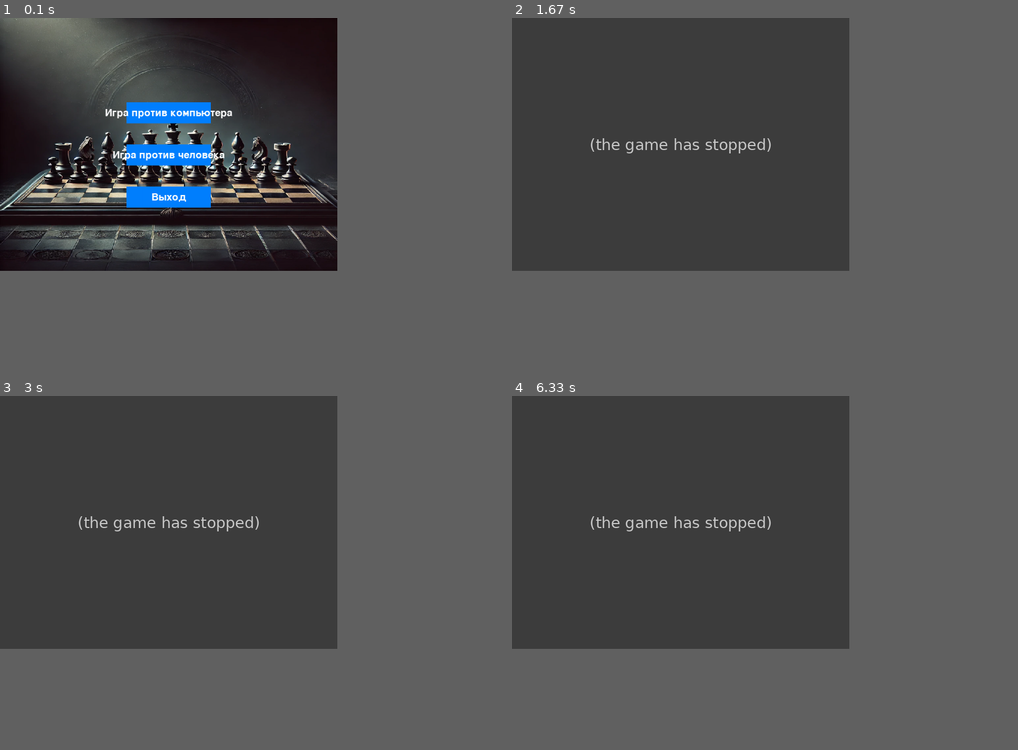
Above: before the commit, frames 1-4 (two rows, left to right).
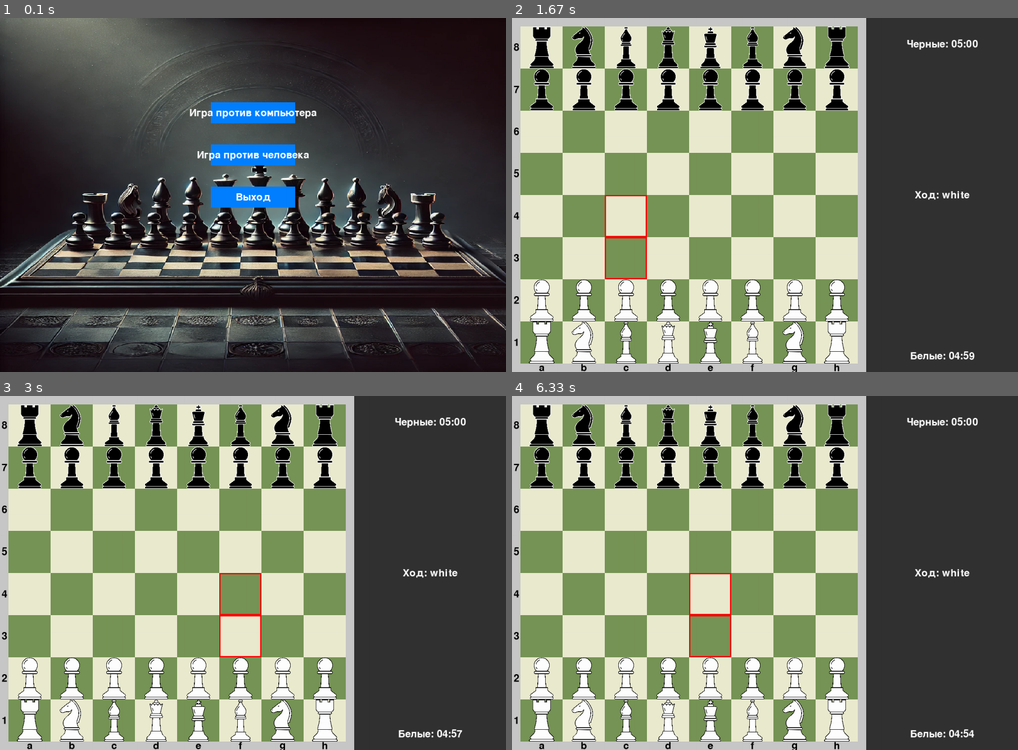
Above: after the commit, the same moments.

Repository: DecidedViewerDumb/ChessPyGame
Game: pygame game, started from main.py
The game is run twice, just before and just after one commit, with the same random seed, the same clock (stepped at 60 frames per second) and the same inputs.
Inputs (mouse positions are in pixels of both pictures, inside the frame that each line leads up to):
- Up to frame 1 (0.1 s): no input
- Up to frame 2 (1.67 s): click "Игра против компьютера" at 0.38 s; click "5 минут" at 0.72 s; click (608, 276) at 1.05 s
- Up to frame 3 (3 s): click (227, 665) at 1.88 s
- Up to frame 4 (6.33 s): click (689, 675) at 6.05 s
In our replay, the window is 600x450 before the commit and 900x630 after it. These sizes can differ from the game's own. Grey fills any space a smaller window leaves; there, only what the larger window draws over its background counts as a difference.

The runs differ from the first frame. In frame 1, 47% of the frame differs, in the area x 0-100%, y 0-100%; in frame 2, 70%, in the area x 0-93%, y 0-100%; in frame 3, 70%; in frame 4, 70%.
Error before the commit: IndexError: list index out of range (move_handler.py line 63); the game stopped at 1.05 s (later frames are placeholders)

Commit message:
Изменил размер экрана и добавил края доски

Diff:
--- a/classes/board.py
+++ b/classes/board.py
@@ -20,7 +20,22 @@
         """
         self.screen_width = screen_width
         self.screen_height = screen_height
-        self.cell_size = min(screen_width, screen_height) // 8
+
+        # Размеры областей
+        self.board_width = int(screen_width * 0.7)  # 70% под доску
+        self.info_panel_width = screen_width - self.board_width
+
+        # Расчет параметров доски
+        self.border_size = 20
+        self.cell_size = (self.board_width - 2 * self.border_size) // 8
+
+        # Позиция доски
+        self.board_start_x = self.border_size
+        self.board_start_y = (screen_height - (self.cell_size * 8)) // 2
+
+        # Позиция информационной панели
+        self.info_panel_x = self.board_width
+        self.info_panel_y = 50
 
         self.grid = [[None for _ in range(8)] for _ in range(8)]
         self.add_pieces()
@@ -30,7 +45,13 @@
         self.current_player = "white"
 
         self.state_checker = GameStateChecker(self)
-        self.renderer = BoardRenderer(self, screen_width, screen_height)
+        self.renderer = BoardRenderer(
+            self,
+            self.board_start_x,
+            self.board_start_y,
+            self.cell_size,
+            self.border_size
+        )
         self.move_handler = MoveHandler(self)
 
         self.mode = mode  # Режим игры
@@ -75,14 +96,27 @@
         :param screen: Экран, на котором отрисовываются таймеры.
         """
         font = pygame.font.Font(None, 36)
+
+        pygame.draw.rect(screen, (50, 50, 50), (self.info_panel_x, 0, self.info_panel_width, self.screen_height))
+
+        # Позиционирование в правой панели
+        panel_center_x = self.info_panel_x + self.info_panel_width//2
+
+        # Текущий игрок
+        text = font.render(f"Ход: {self.current_player}", True, (255, 255, 255))
+        text_rect = text.get_rect(center=(panel_center_x, self.screen_height // 2))
+        screen.blit(text, text_rect)
+
+        # Таймеры
         white_time_str = f"Белые: {int(self.white_time // 60):02}:{int(self.white_time % 60):02}"
         black_time_str = f"Черные: {int(self.black_time // 60):02}:{int(self.black_time % 60):02}"
 
         white_text = font.render(white_time_str, True, (255, 255, 255))
         black_text = font.render(black_time_str, True, (255, 255, 255))
 
-        screen.blit(white_text, (self.screen_width - 185, self.screen_height - 80))
-        screen.blit(black_text, (self.screen_width - 185, 40))
+        # Расположение таймеров
+        screen.blit(white_text, (panel_center_x - white_text.get_width() // 2, self.screen_height - 50))
+        screen.blit(black_text, (panel_center_x - black_text.get_width() // 2, self.info_panel_y))
 
     def add_pieces(self):
         """
@@ -90,47 +124,47 @@
         """
         # Добавляем черные пешки
         for col in range(8):
-            self.grid[1][col] = Pawn("black", (1, col), self.cell_size)
+            self.grid[1][col] = Pawn("black", (1, col), self.cell_size, self.board_start_x, self.board_start_y)
 
         # Добавляем белые пешки
         for col in range(8):
-            self.grid[6][col] = Pawn("white", (6, col), self.cell_size)
+            self.grid[6][col] = Pawn("white", (6, col), self.cell_size, self.board_start_x, self.board_start_y)
 
         # Добавляем черные ладьи
-        self.grid[0][0] = Rook("black", (0, 0), self.cell_size)
-        self.grid[0][7] = Rook("black", (0, 7), self.cell_size)
+        self.grid[0][0] = Rook("black", (0, 0), self.cell_size, self.board_start_x, self.board_start_y)
+        self.grid[0][7] = Rook("black", (0, 7), self.cell_size, self.board_start_x, self.board_start_y)
 
         # Добавляем белые ладьи
-        self.grid[7][0] = Rook("white", (7, 0), self.cell_size)
-        self.grid[7][7] = Rook("white", (7, 7), self.cell_size)
+        self.grid[7][0] = Rook("white", (7, 0), self.cell_size, self.board_start_x, self.board_start_y)
+        self.grid[7][7] = Rook("white", (7, 7), self.cell_size, self.board_start_x, self.board_start_y)
 
         # Добавляем черных коней
-        self.grid[0][1] = Knight("black", (0, 1), self.cell_size)
-        self.grid[0][6] = Knight("black", (0, 6), self.cell_size)
+        self.grid[0][1] = Knight("black", (0, 1), self.cell_size, self.board_start_x, self.board_start_y)
+        self.grid[0][6] = Knight("black", (0, 6), self.cell_size, self.board_start_x, self.board_start_y)
 
         # Добавляем белых коней
-        self.grid[7][1] = Knight("white", (7, 1), self.cell_size)
-        self.grid[7][6] = Knight("white", (7, 6), self.cell_size)
+        self.grid[7][1] = Knight("white", (7, 1), self.cell_size, self.board_start_x, self.board_start_y)
+        self.grid[7][6] = Knight("white", (7, 6), self.cell_size, self.board_start_x, self.board_start_y)
 
         # Добавляем черных слонов
-        self.grid[0][2] = Bishop("black", (0, 2), self.cell_size)
-        self.grid[0][5] = Bishop("black", (0, 5), self.cell_size)
+        self.grid[0][2] = Bishop("black", (0, 2), self.cell_size, self.board_start_x, self.board_start_y)
+        self.grid[0][5] = Bishop("black", (0, 5), self.cell_size, self.board_start_x, self.board_start_y)
 
         # Добавляем белых слонов
-        self.grid[7][2] = Bishop("white", (7, 2), self.cell_size)
-        self.grid[7][5] = Bishop("white", (7, 5), self.cell_size)
+        self.grid[7][2] = Bishop("white", (7, 2), self.cell_size, self.board_start_x, self.board_start_y)
+        self.grid[7][5] = Bishop("white", (7, 5), self.cell_size, self.board_start_x, self.board_start_y)
 
         # Добавляем черную королеву
-        self.grid[0][3] = Queen("black", (0, 3), self.cell_size)
+        self.grid[0][3] = Queen("black", (0, 3), self.cell_size, self.board_start_x, self.board_start_y)
 
         # Добавляем белую королеву
-        self.grid[7][3] = Queen("white", (7, 3), self.cell_size)
+        self.grid[7][3] = Queen("white", (7, 3), self.cell_size, self.board_start_x, self.board_start_y)
 
         # Добавляем черного короля
-        self.grid[0][4] = King("black", (0, 4), self.cell_size)
+        self.grid[0][4] = King("black", (0, 4), self.cell_size, self.board_start_x, self.board_start_y)
 
         # Добавляем белого короля
-        self.grid[7][4] = King("white", (7, 4), self.cell_size)
+        self.grid[7][4] = King("white", (7, 4), self.cell_size, self.board_start_x, self.board_start_y)
 
     def find_king_position(self, color):
         """
@@ -174,12 +208,12 @@
             screen.fill((0, 0, 0))
             self.draw(screen)
 
+            # Отрисовываем таймеры
+            self.draw_timers(screen)
+
             # Обновляем таймеры
             if self.update_timers(screen):
                 game_over = True  # Время одного из игроков истекло
-
-            # Отрисовываем таймеры
-            self.draw_timers(screen)
 
             if not game_over:
                 if self.is_checkmate("white"):
--- a/classes/board_renderer.py
+++ b/classes/board_renderer.py
@@ -2,11 +2,12 @@
 
 
 class BoardRenderer:
-    def __init__(self, board, screen_width, screen_height):
+    def __init__(self, board, start_x, start_y, cell_size, border_size):
         self.board = board
-        self.screen_width = screen_width
-        self.screen_height = screen_height
-        self.cell_size = min(screen_width, screen_height) // 8
+        self.start_x = start_x
+        self.start_y = start_y
+        self.cell_size = cell_size
+        self.border_size = border_size
         self.font = pygame.font.Font(None, 36)
 
     def draw(self, screen):
@@ -14,33 +15,57 @@
         Отрисовка доски и фигур.
         :param screen: Экран, на котором отрисовывается доска.
         """
-        colors = [(235, 235, 208), (119, 149, 86)]  # Цвета клеток (белый и зеленый)
+        pygame.draw.rect(
+            screen,
+            (200, 200, 200),  # Цвет рамки
+            (
+                self.start_x - self.border_size,
+                self.start_y - self.border_size,
+                self.cell_size * 8 + 2 * self.border_size,
+                self.cell_size * 8 + 2 * self.border_size
+            )
+        )
 
+        # Отрисовка клеток
+        colors = [(235, 235, 208), (119, 149, 86)]
         for row in range(8):
             for col in range(8):
+                x = self.start_x + col * self.cell_size
+                y = self.start_y + row * self.cell_size
                 color = colors[(row + col) % 2]
-                x = col * self.cell_size
-                y = row * self.cell_size
                 pygame.draw.rect(screen, color, (x, y, self.cell_size, self.cell_size))
 
+                # Подсветка допустимых ходов
                 if (row, col) in self.board.valid_moves:
                     pygame.draw.rect(screen, (255, 0, 0), (x, y, self.cell_size, self.cell_size), 3)
 
-                if self.board.grid[row][col] is not None:
-                    self.board.grid[row][col].draw(screen)
+        # Подписи столбцов (a-h)
+        for col in range(8):
+            letter = chr(ord('a') + col)
+            text = self.font.render(letter, True, (0, 0, 0))
+            text_rect = text.get_rect(
+                center=(
+                    self.start_x + col * self.cell_size + self.cell_size//2,
+                    self.start_y + 8 * self.cell_size + self.border_size//2
+                )
+            )
+            screen.blit(text, text_rect)
 
-        text = self.font.render(f"Ход: {self.board.current_player}", True, (255, 255, 255))
-        screen.blit(text, (self.screen_width - 150, 275))
+        # Подписи строк (1-8)
+        for row in range(8):
+            number = str(8 - row)
+            text = self.font.render(number, True, (0, 0, 0))
+            text_rect = text.get_rect(
+                center=(
+                    self.start_x - self.border_size//2,
+                    self.start_y + row * self.cell_size + self.cell_size//2
+                )
+            )
+            screen.blit(text, text_rect)
 
-        if self.board.is_king_in_check("white"):
-            king_pos = self.board.find_king_position("white")
-            if king_pos:
-                x = king_pos[1] * self.cell_size
-                y = king_pos[0] * self.cell_size
-                pygame.draw.rect(screen, (255, 0, 0), (x, y, self.cell_size, self.cell_size), 5)
-        if self.board.is_king_in_check("black"):
-            king_pos = self.board.find_king_position("black")
-            if king_pos:
-                x = king_pos[1] * self.cell_size
-                y = king_pos[0] * self.cell_size
-                pygame.draw.rect(screen, (255, 0, 0), (x, y, self.cell_size, self.cell_size), 5)
+        # Отрисовка фигур
+        for row in range(8):
+            for col in range(8):
+                piece = self.board.grid[row][col]
+                if piece:
+                    piece.draw(screen)
--- a/classes/pieces/bishop.py
+++ b/classes/pieces/bishop.py
@@ -2,15 +2,17 @@
 
 
 class Bishop(Piece):
-    def __init__(self, color, position, cell_size):
+    def __init__(self, color, position, cell_size, start_x, start_y):
         """
         Инициализация слона.
         :param color: Цвет слона ("black" или "white").
         :param position: Позиция слона на доске в виде кортежа (row, col).
         :param cell_size: Размер клетки доски.
+        :param start_x: Начальные координаты по X.
+        :param start_y: Начальные координаты по Y.
         """
         image_name = "bB.png" if color == "black" else "wB.png"
-        super().__init__(color, position, cell_size, image_name)
+        super().__init__(color, position, cell_size, image_name, start_x, start_y)
 
     def get_valid_moves(self, board):
         """
--- a/classes/pieces/king.py
+++ b/classes/pieces/king.py
@@ -7,15 +7,17 @@
 
 
 class King(Piece):
-    def __init__(self, color, position, cell_size):
+    def __init__(self, color, position, cell_size, start_x, start_y):
         """
         Инициализация короля.
         :param color: Цвет короля ("black" или "white").
         :param position: Позиция короля на доске в виде кортежа (row, col).
         :param cell_size: Размер клетки доски.
+        :param start_x: Начальные координаты по X.
+        :param start_y: Начальные координаты по Y.
         """
         image_name = "bK.png" if color == "black" else "wK.png"
-        super().__init__(color, position, cell_size, image_name)
+        super().__init__(color, position, cell_size, image_name, start_x, start_y)
         self.has_moved = False  # Флаг, указывающий, двигался ли король
 
     def get_valid_moves(self, board):
--- a/classes/pieces/knight.py
+++ b/classes/pieces/knight.py
@@ -2,15 +2,17 @@
 
 
 class Knight(Piece):
-    def __init__(self, color, position, cell_size):
+    def __init__(self, color, position, cell_size, start_x, start_y):
         """
         Инициализация коня.
         :param color: Цвет коня ("black" или "white").
         :param position: Позиция коня на доске в виде кортежа (row, col).
         :param cell_size: Размер клетки доски.
+        :param start_x: Начальные координаты по X.
+        :param start_y: Начальные координаты по Y.
         """
         image_name = "bN.png" if color == "black" else "wN.png"
-        super().__init__(color, position, cell_size, image_name)
+        super().__init__(color, position, cell_size, image_name, start_x, start_y)
 
     def get_valid_moves(self, board):
         """
--- a/classes/pieces/pawn.py
+++ b/classes/pieces/pawn.py
@@ -2,15 +2,17 @@
 
 
 class Pawn(Piece):
-    def __init__(self, color, position, cell_size):
+    def __init__(self, color, position, cell_size, start_x, start_y):
         """
         Инициализация пешки.
         :param color: Цвет пешки ("black" или "white").
         :param position: Позиция пешки на доске в виде кортежа (row, col).
         :param cell_size: Размер клетки доски.
+        :param start_x: Начальные координаты по X.
+        :param start_y: Начальные координаты по Y.
         """
         image_name = "bp.png" if color == "black" else "wp.png"
-        super().__init__(color, position, cell_size, image_name)
+        super().__init__(color, position, cell_size, image_name, start_x, start_y)
         self.has_moved = False  # Флаг, указывающий, двигалась ли пешка
 
     def get_valid_moves(self, board):
--- a/classes/pieces/piece.py
+++ b/classes/pieces/piece.py
@@ -3,21 +3,26 @@
 
 
 class Piece:
-    def __init__(self, color, position, cell_size, image_name):
+    def __init__(self, color, position, cell_size, image_name, start_x, start_y):
         """
         Базовый класс для всех фигур.
         :param color: Цвет фигуры ("black" или "white").
         :param position: Позиция фигуры на доске в виде кортежа (row, col).
         :param cell_size: Размер клетки доски.
         :param image_name: Имя файла изображения фигуры.
+        :param start_x: Начальные координаты по X.
+        :param start_y: Начальные координаты по Y.
         """
         self.color = color
         self.position = position  # Позиция в виде (row, col)
         self.cell_size = cell_size
+        self.start_x = start_x
+        self.start_y = start_y
 
         # Загрузка изображения фигуры
         image_path = os.path.join("images", image_name)
         self.image = pygame.image.load(image_path)
+        self.image = pygame.transform.scale(self.image, (cell_size, cell_size))
 
         # Масштабирование изображения под размер клетки
         self.image = pygame.transform.scale(self.image, (cell_size, cell_size))
@@ -27,8 +32,8 @@
         Отрисовка фигуры на экране.
         :param screen: Экран, на котором отрисовывается фигура.
         """
-        x = self.position[1] * self.cell_size  # Вычисляем координату x
-        y = self.position[0] * self.cell_size  # Вычисляем координату y
+        x = self.start_x + self.position[1] * self.cell_size
+        y = self.start_y + self.position[0] * self.cell_size
         screen.blit(self.image, (x, y))
 
     def get_valid_moves(self, board):
--- a/classes/pieces/queen.py
+++ b/classes/pieces/queen.py
@@ -2,15 +2,17 @@
 
 
 class Queen(Piece):
-    def __init__(self, color, position, cell_size):
+    def __init__(self, color, position, cell_size, start_x, start_y):
         """
         Инициализация королевы.
         :param color: Цвет королевы ("black" или "white").
         :param position: Позиция королевы на доске в виде кортежа (row, col).
         :param cell_size: Размер клетки доски.
+        :param start_x: Начальные координаты по X.
+        :param start_y: Начальные координаты по Y.
         """
         image_name = "bQ.png" if color == "black" else "wQ.png"
-        super().__init__(color, position, cell_size, image_name)
+        super().__init__(color, position, cell_size, image_name, start_x, start_y)
 
     def get_valid_moves(self, board):
         """
--- a/classes/pieces/rook.py
+++ b/classes/pieces/rook.py
@@ -2,15 +2,17 @@
 
 
 class Rook(Piece):
-    def __init__(self, color, position, cell_size):
+    def __init__(self, color, position, cell_size, start_x, start_y):
         """
         Инициализация ладьи.
         :param color: Цвет ладьи ("black" или "white").
         :param position: Позиция ладьи на доске в виде кортежа (row, col).
         :param cell_size: Размер клетки доски.
+        :param start_x: Начальные координаты по X.
+        :param start_y: Начальные координаты по Y.
         """
         image_name = "bR.png" if color == "black" else "wR.png"
-        super().__init__(color, position, cell_size, image_name)
+        super().__init__(color, position, cell_size, image_name, start_x, start_y)
         self.has_moved = False  # Флаг, указывающий, двигался ли король
 
     def get_valid_moves(self, board):
--- a/main.py
+++ b/main.py
@@ -10,8 +10,8 @@
     pygame.init()
 
     # Настройки экрана
-    SCREEN_WIDTH = 800
-    SCREEN_HEIGHT = 600
+    SCREEN_WIDTH = 1200
+    SCREEN_HEIGHT = 840
     screen = pygame.display.set_mode((SCREEN_WIDTH, SCREEN_HEIGHT))
     pygame.display.set_caption("Main menu")
 
